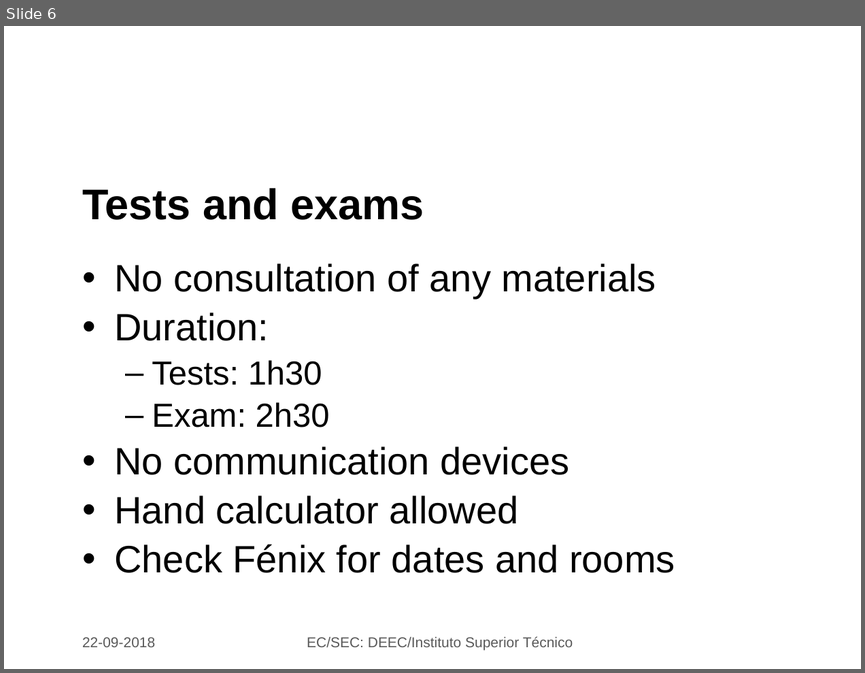
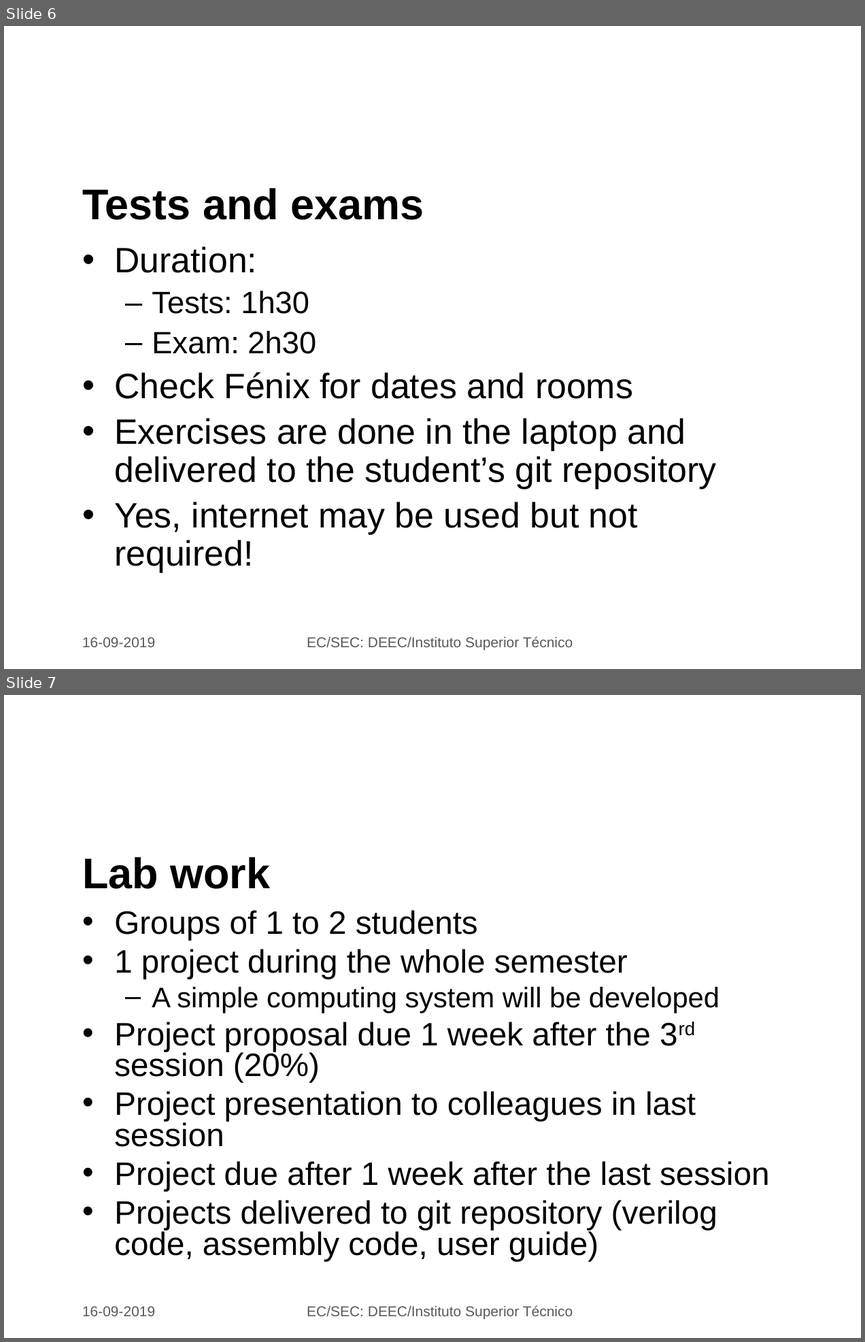
Before and after one commit to jjts/ist-sec, a slide deck: lectures/l1_intro/l1.odp. Shown one above the other, each under a label of ours: slide 6 before the commit, slides 6 and 7 after it. The pictures are 865x673 and 865x1342 pixels, drawn with LibreOffice and Linux fonts; fonts in the diff are those of the drawing; background and template pictures are left out. Boxes give left, top, right and bottom in pixels: in the first picture for what was removed or moved away, otherwise in the second. Text is boxed around its words. In the diff, an @@ line names an element or a change of style, - is before the commit and + after.

```diff
--- a/lectures/l1_intro/l1.odp
+++ b/lectures/l1_intro/l1.odp
@@ slide 7 added at (4,695,861,1338), background picture (left out) @@
@@ title added at (82,857,270,889), 36 pt, text #000000, bold @@
+Lab work
@@ text added at (114,910,769,1261), 27.2 pt, text #000000 @@
+• Groups of 1 to 2 students
+• 1 project during the whole semester
+  – A simple computing system will be developed
+• Project proposal due 1 week after the 3rd session (20%)
+• Project presentation to colleagues in last session
+• Project due after 1 week after the last session
+• Projects delivered to git repository (verilog code, assembly code, user guide)
@@ text added at (82,1306,155,1316), 12 pt, text #595959 @@
+16-09-2019
@@ text added at (307,1305,572,1319), 12 pt, text #595959 @@
+EC/SEC: DEEC/Instituto Superior Técnico
@@ slide 6 changed as well @@
@@ text "Duration:": place and size @@
-text "Duration:" at (114,263,675,573)
+text "Duration:" at (114,246,716,573)
@@ text at (114,246,633,399): size 32 to 29.6 pt in "Duration:", "Check Fénix for dates and rooms"; size 28 to 25.9 pt in "Tests: 1h30", "Exam: 2h30" @@
@@ text at (114,263,656,299): paragraph removed @@
-• No consultation of any materials
@@ text at (114,418,716,573): paragraphs added @@
+• Exercises are done in the laptop and delivered to the student’s git repository
+• Yes, internet may be used but not required!
@@ text at (114,446,569,524): paragraphs removed @@
-• No communication devices
-• Hand calculator allowed
@@ text at (82,637,155,647): text changed @@
-22-09-2018
+16-09-2019
```
Also in this commit, not shown: 9 other slides changed, 1 other slide added, 1 slide removed, 2 other files.
